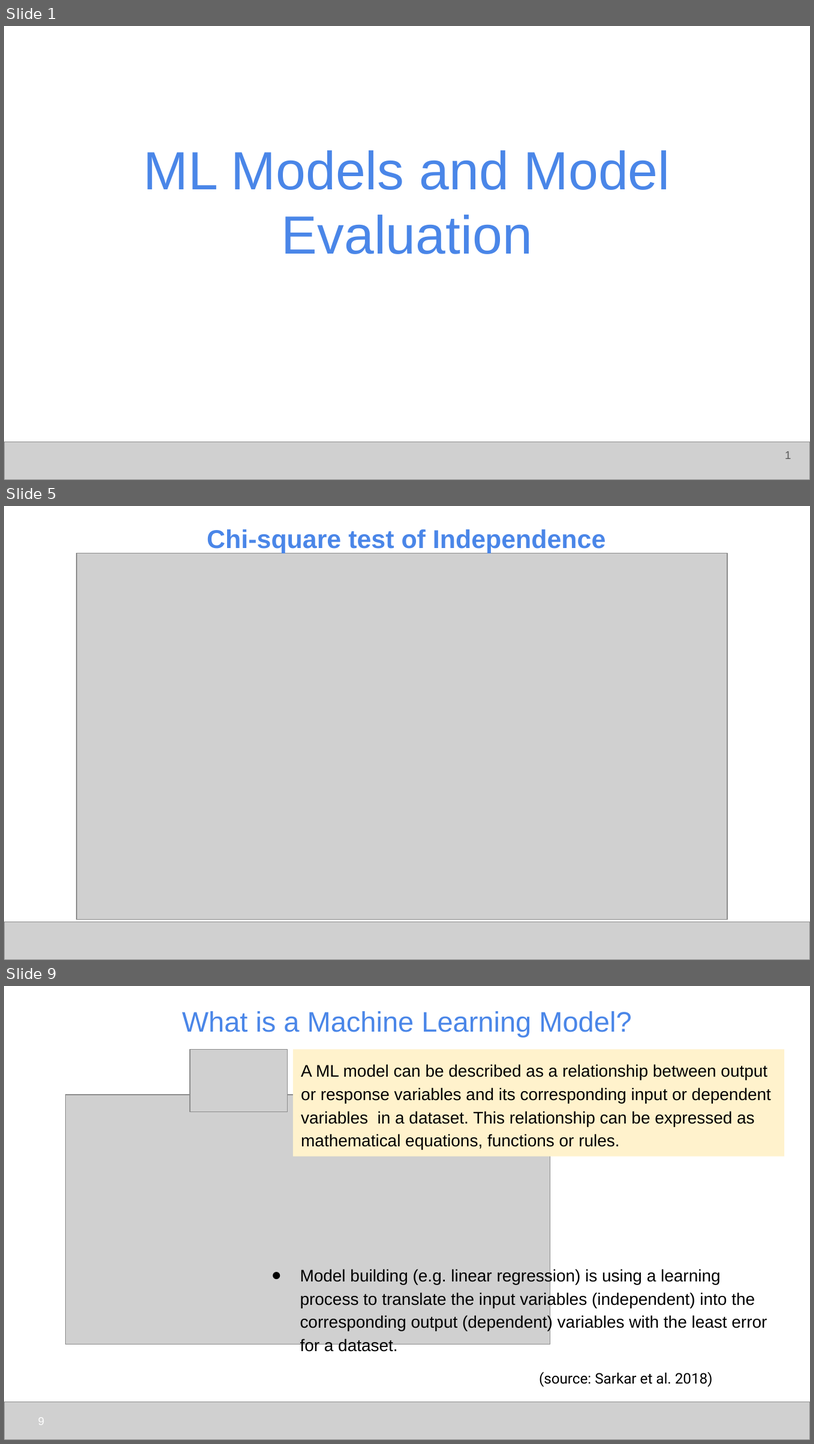
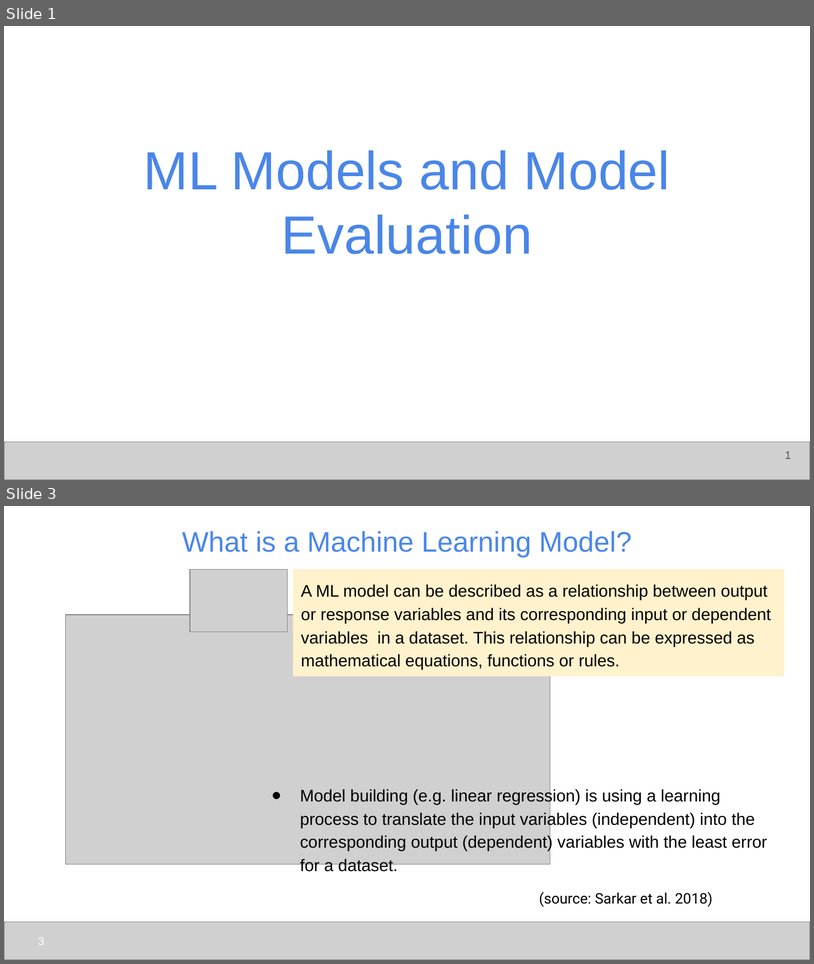
Before and after one commit to udel-cbcb/NIGMS-Sandbox-UD, a slide deck: Submodule_4/Lectures/Submodule_4_Lecture_1_ML_Models_and_Model_Evaluation.pptx. Shown one above the other, each under a label of ours: slides 1, 5 and 9 before the commit, slides 1 and 3 after it; the slides between them are not shown. The pictures are 814x1444 and 814x964 pixels, drawn with LibreOffice and Linux fonts; fonts in the diff are those of the drawing; grey boxes stand for pictures. Boxes give left, top, right and bottom in pixels: in the first picture for what was removed or moved away, otherwise in the second. Text is boxed around its words. In the diff, an @@ line names an element or a change of style, - is before the commit and + after.

```diff
--- a/Submodule_4/Lectures/Submodule_4_Lecture_1_ML_Models_and_Model_Evaluation.pptx
+++ b/Submodule_4/Lectures/Submodule_4_Lecture_1_ML_Models_and_Model_Evaluation.pptx
@@ slide 5 removed at <box>4,506,810,960</box>, background #FFFFFF @@
@@ text removed at <box>207,529,606,553</box> @@
-Chi-square test of Independence
@@ picture removed at <box>77,553,728,919</box> @@
@@ picture removed at <box>4,921,810,959</box> @@
@@ what was slide 9 is now slide 3 @@
@@ page number at <box>38,937,44,945</box>: text changed @@
-9
+3
```
Also in this commit, not shown: 2 slides changed, 6 other slides removed, 1 other file.
